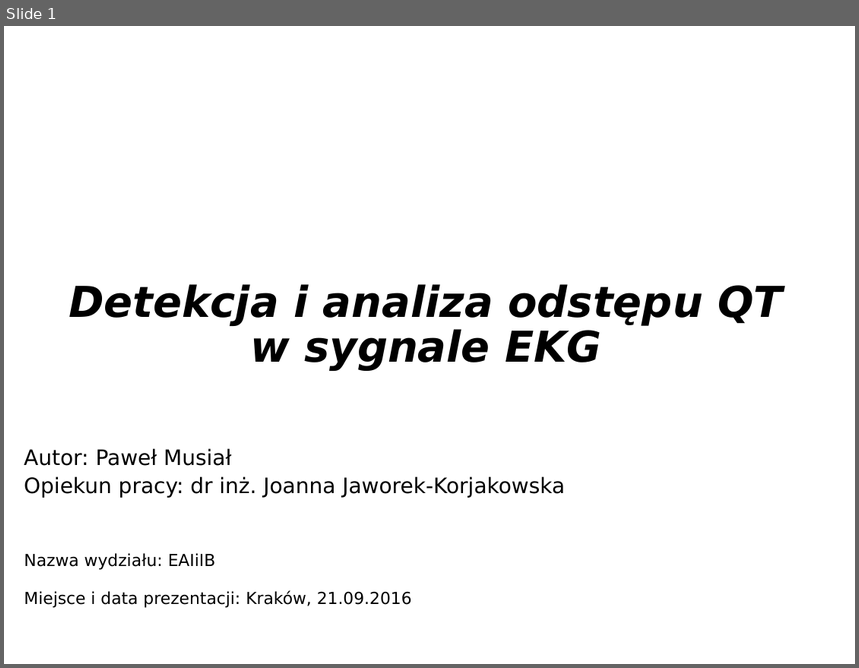
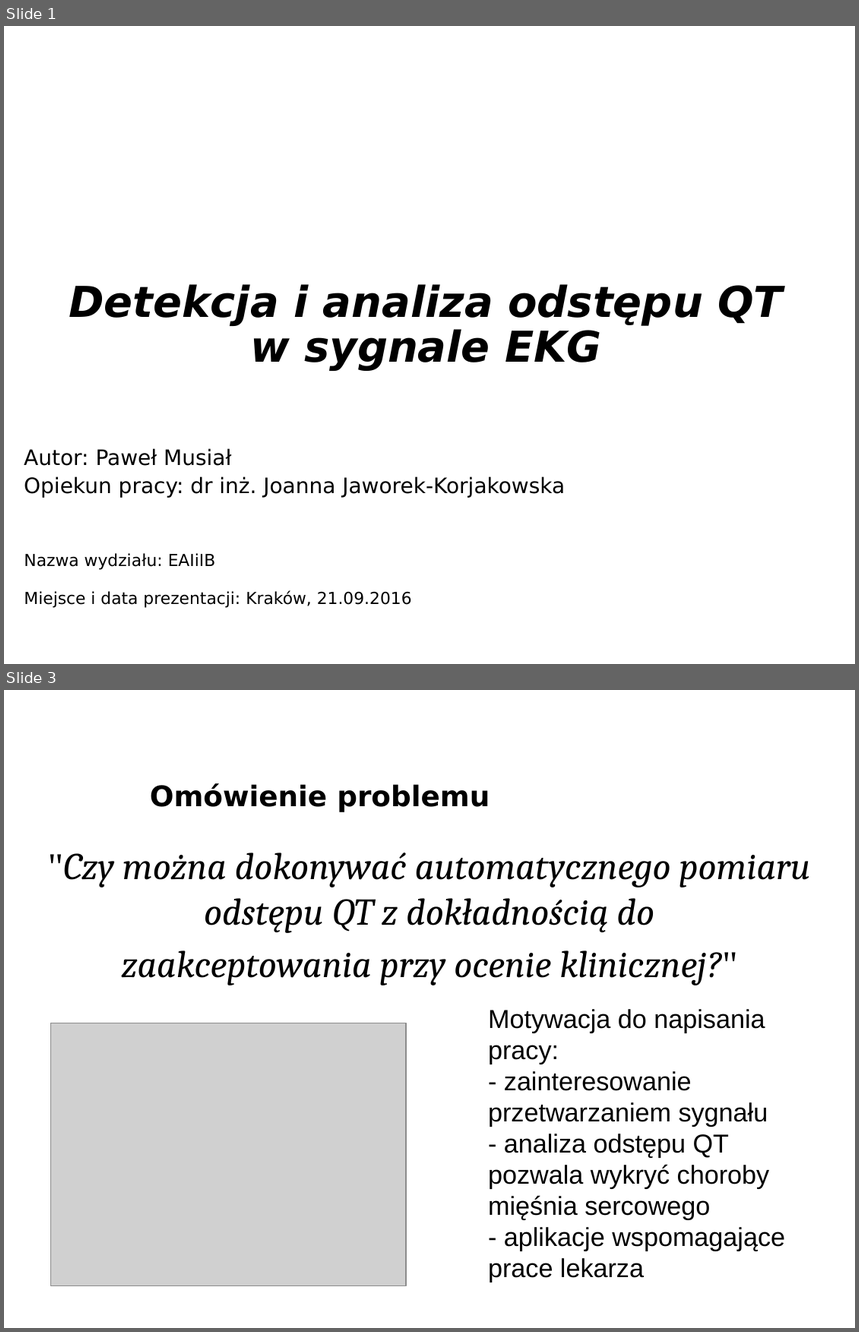
Before and after one commit to pawcio16m/MasterThesis_QTIntervalsCalc, a slide deck: PrezentacjaMagisterska.odp. Shown one above the other, each under a label of ours: slide 1 before the commit, slides 1 and 3 after it; the slides between them are not shown. The pictures are 859x668 and 859x1332 pixels, drawn with LibreOffice and Linux fonts; fonts in the diff are those of the drawing; grey boxes stand for pictures; background and template pictures are left out. Boxes give left, top, right and bottom in pixels: in the first picture for what was removed or moved away, otherwise in the second. Text is boxed around its words. In the diff, an @@ line names an element or a change of style, - is before the commit and + after.

```diff
--- a/PrezentacjaMagisterska.odp
+++ b/PrezentacjaMagisterska.odp
@@ slide 3 added at [4, 690, 855, 1328], background picture (left out) @@
@@ title added at [150, 783, 490, 812], 24 pt, text #000000, bold @@
+Omówienie problemu
@@ text added at [48, 853, 811, 986], 32 pt, text #000000, italic @@
+"Czy można dokonywać automatycznego pomiaru odstępu QT z dokładnością do
+zaakceptowania przy ocenie klinicznej?"
@@ picture added at [51, 1023, 406, 1287] @@
@@ text added at [488, 1009, 785, 1283], 22 pt, text #000000 @@
+Motywacja do napisania pracy:
+- zainteresowanie przetwarzaniem sygnału
+- analiza odstępu QT pozwala wykryć choroby mięśnia sercowego
+- aplikacje wspomagające prace lekarza
@@ text added at [715, 1306, 855, 1328], 11 pt, text #FFFFFF, bold @@
+www.agh.edu.pl
```
Also in this commit, not shown: 8 slides changed, 4 other slides added.
